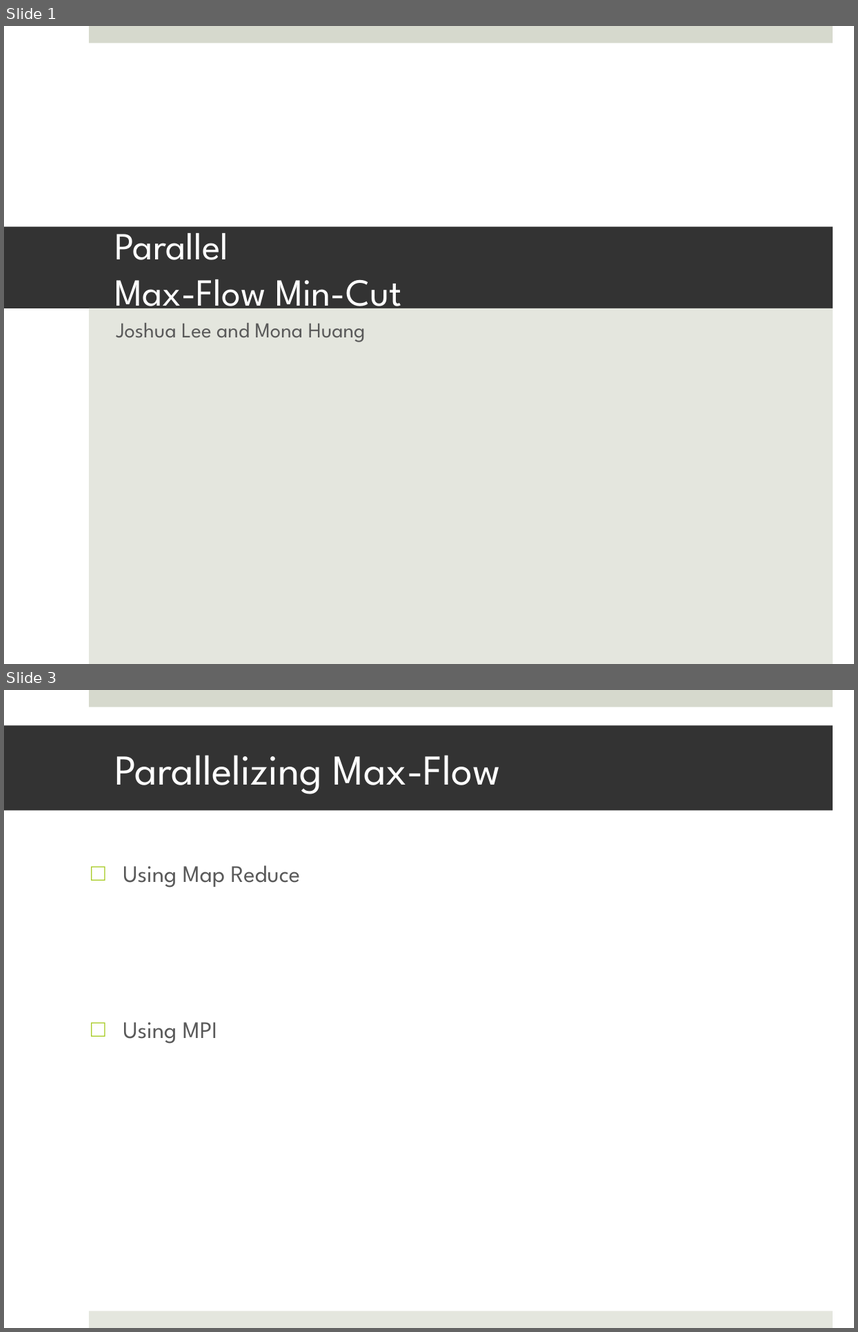
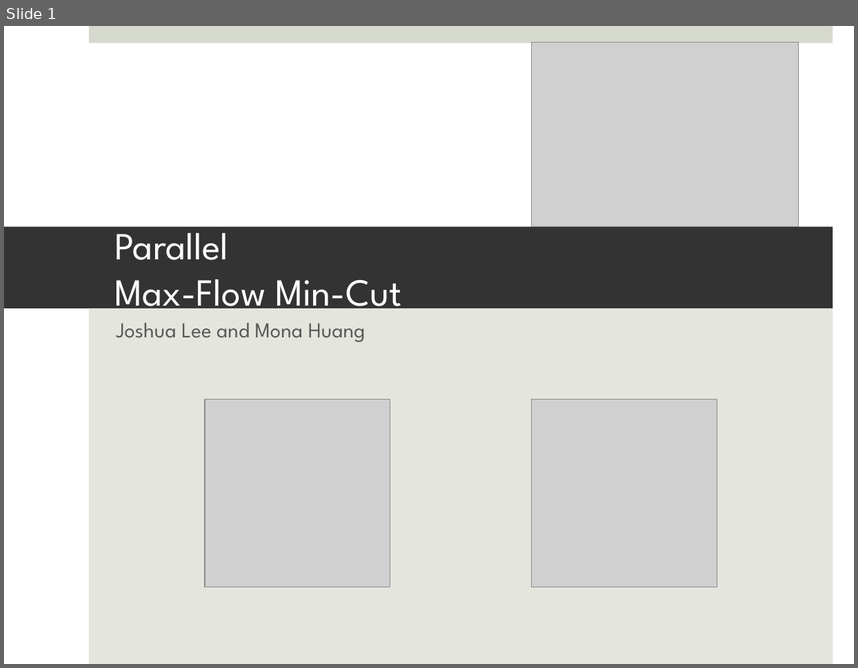
Before and after one commit to joshualee/cs205_final_project, a slide deck: Video Presentation.pptx. Shown one above the other, each under a label of ours: slides 1 and 3 before the commit, slide 1 after it; the slides between them are not shown. The pictures are 858x1332 and 858x668 pixels, drawn with LibreOffice and Linux fonts; fonts in the diff are those of the drawing; grey boxes stand for pictures. Boxes give left, top, right and bottom in pixels: in the first picture for what was removed or moved away, otherwise in the second. Text is boxed around its words. In the diff, an @@ line names an element or a change of style, - is before the commit and + after.

```diff
--- a/Video Presentation.pptx
+++ b/Video Presentation.pptx
@@ slide 3 removed at [4,690,854,1328], background #FFFFFF; not listed: 2 template elements that a slide beside it also shows @@
@@ title removed at [4,726,833,811] @@
-Parallelizing Max-Flow
@@ text removed at [123,865,301,1043] @@
-□ Using Map Reduce
-□ Using MPI
@@ slide 1 changed as well @@
@@ picture added at [532,42,799,227] @@
@@ picture added at [205,399,390,587] @@
@@ picture added at [532,399,717,587] @@
```
Also in this commit, not shown: 1 other slide changed, 3 slides added.
